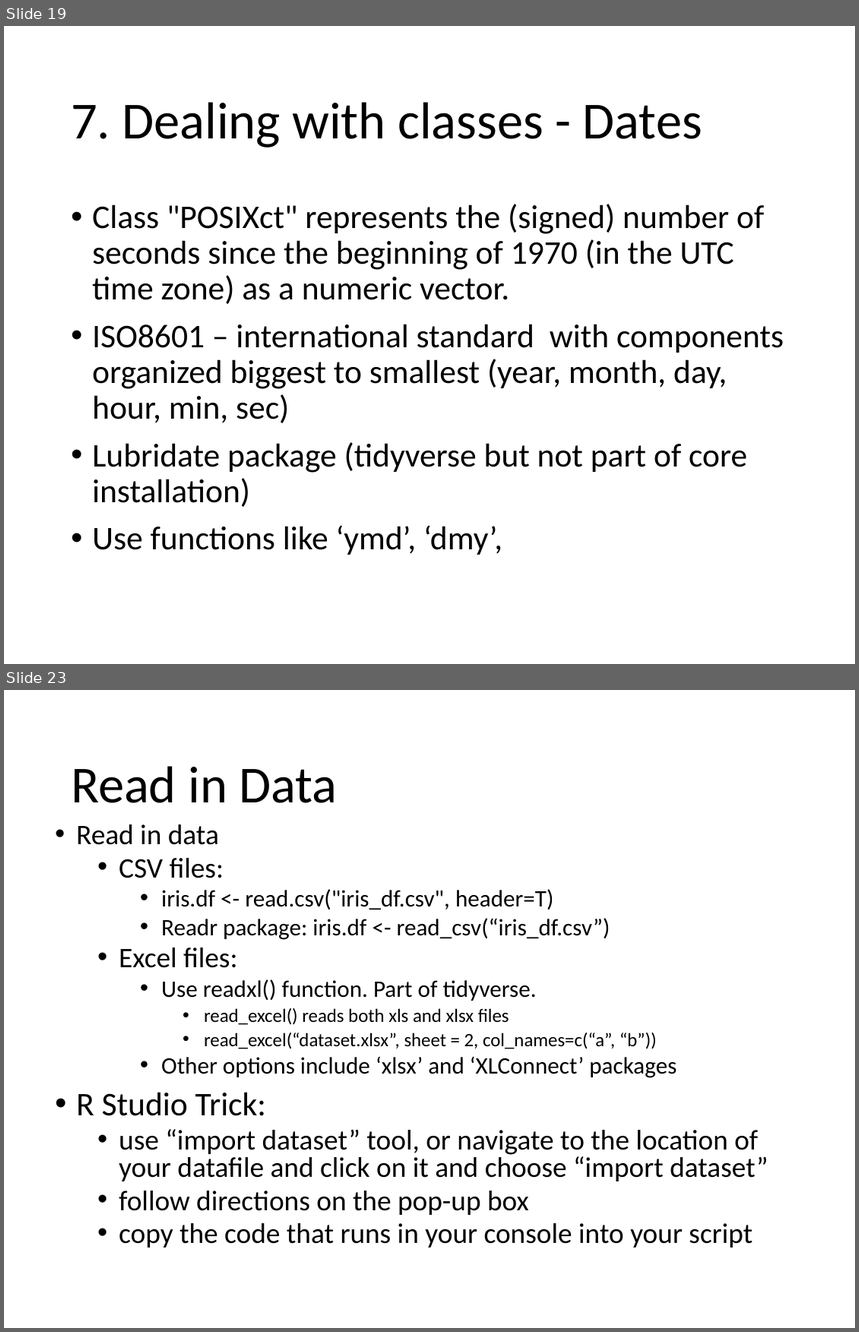
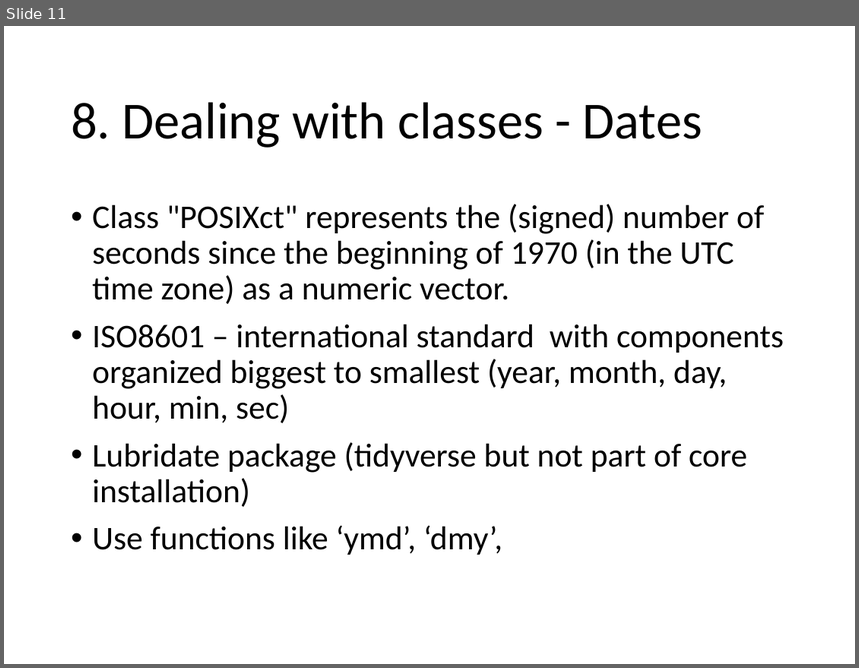
Before and after one commit to EEOB590A-Data-Science-in-R-Fall2021/CourseMaterials, a slide deck: 1. Intro to R/presentations/2. R-Intro_part2_2021.pptx. Shown one above the other, each under a label of ours: slides 19 and 23 before the commit, slide 11 after it; the slides between them are not shown. The pictures are 859x1332 and 859x668 pixels, drawn with LibreOffice and Linux fonts; fonts in the diff are those of the drawing. Boxes give left, top, right and bottom in pixels: in the first picture for what was removed or moved away, otherwise in the second. Text is boxed around its words. In the diff, an @@ line names an element or a change of style, - is before the commit and + after.

Commit message:
update files for class today

```diff
--- a/1. Intro to R/presentations/2. R-Intro_part2_2021.pptx
+++ b/1. Intro to R/presentations/2. R-Intro_part2_2021.pptx
@@ slide 23 removed at [4,690,855,1328], background #FFFFFF @@
@@ title removed at [71,766,337,803] @@
-Read in Data
@@ text removed at [76,825,768,1248] @@
-• Read in data
-  • CSV files:
-    • iris.df <- read.csv("iris_df.csv", header=T)
-    • Readr package: iris.df <- read_csv(“iris_df.csv”)
-  • Excel files:
-    • Use readxl() function. Part of tidyverse.
-      • read_excel() reads both xls and xlsx files
-      • read_excel(“dataset.xlsx”, sheet = 2, col_names=c(“a”, “b”))
-    • Other options include ‘xlsx’ and ‘XLConnect’ packages
-• R Studio Trick:
-  • use “import dataset” tool, or navigate to the location of your datafile and click on it and choose “import dataset”
-  • follow directions on the pop-up box
-  • copy the code that runs in your console into your script
@@ what was slide 19 is now slide 11 @@
@@ slide 11 changed as well @@
@@ title at [71,102,702,148]: text changed @@
-7. Dealing with classes - Dates
+8. Dealing with classes - Dates
```
Also in this commit, not shown: 6 other slides changed, 3 slides added, 14 other slides removed, 9 other files.
